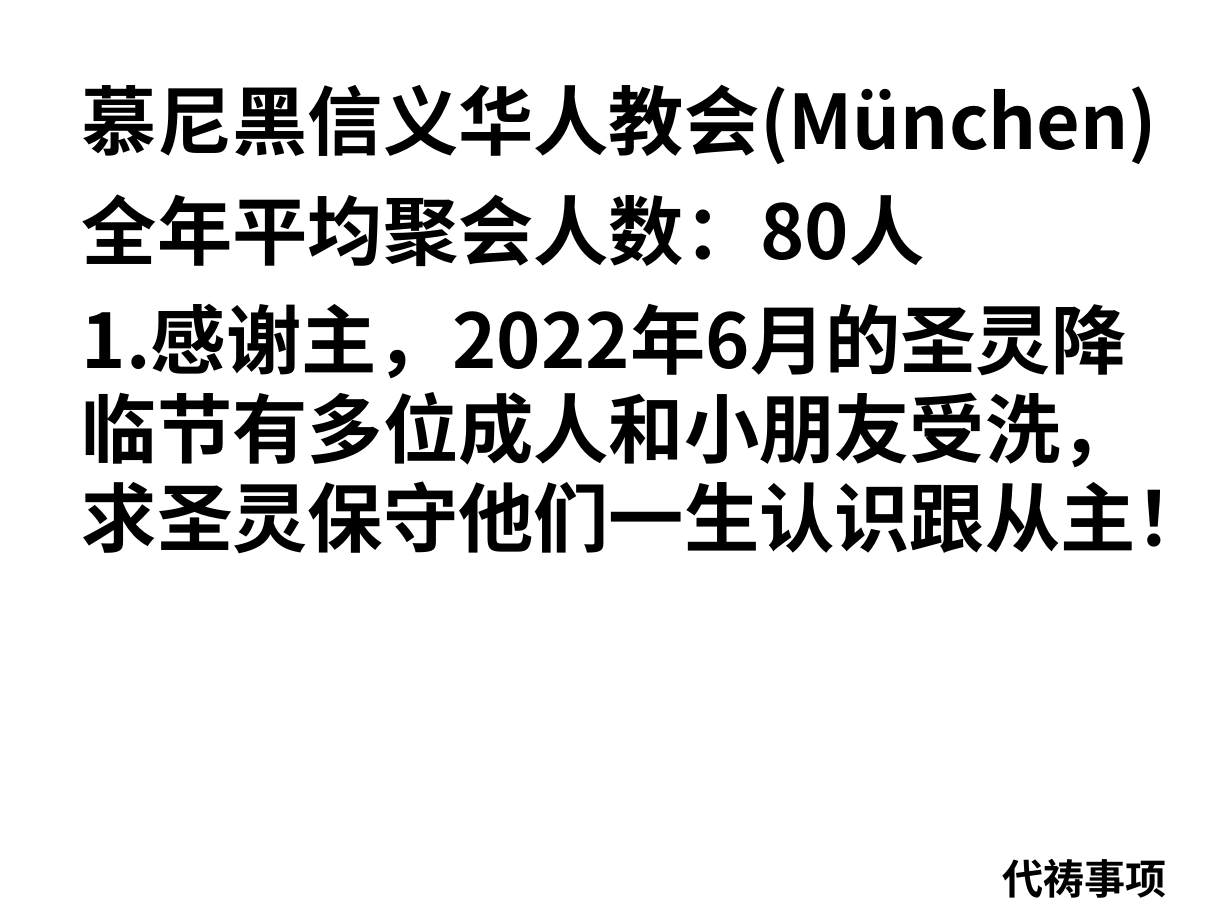
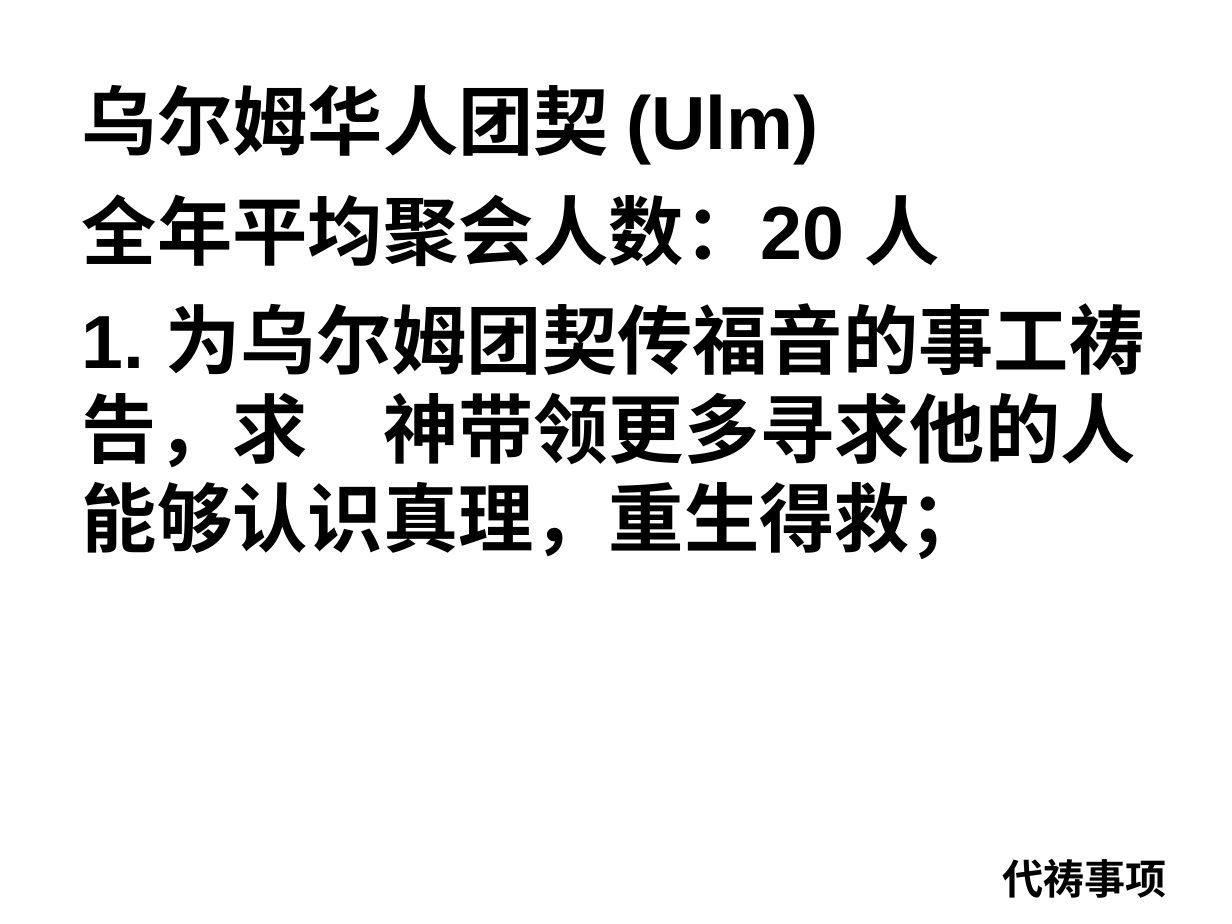
Before and after one commit to jackey-qiu/pyworship, a slide deck: slide 10 of 2023-09-03.pptx (slide 11 before the commit). Drawn at 1232x924 pixels with LibreOffice and Linux fonts; fonts in the diff are those of the drawing. Boxes give left, top, right and bottom in pixels: in the first picture for what was removed or moved away, otherwise in the second. Text is boxed around its words. In the diff, an @@ line names an element or a change of style, - is before the commit and + after.

```diff
--- a/2023-09-03.pptx
+++ b/2023-09-03.pptx
@@ text at box(82, 85, 1145, 559): text changed; font Noto Sans CJK SC to Arial @@
-慕尼黑信义华人教会(München)
-全年平均聚会人数：80人
-1.感谢主，2022年6月的圣灵降临节有多位成人和小朋友受洗，求圣灵保守他们一生认识跟从主！
+乌尔姆华人团契 (Ulm)
+全年平均聚会人数：20 人
+1. 为乌尔姆团契传福音的事工祷告，求 神带领更多寻求他的人能够认识真理，重生得救；
```
Also in this commit, not shown: 38 other slides changed, 82 slides added, 64 slides removed, 14 other files.
